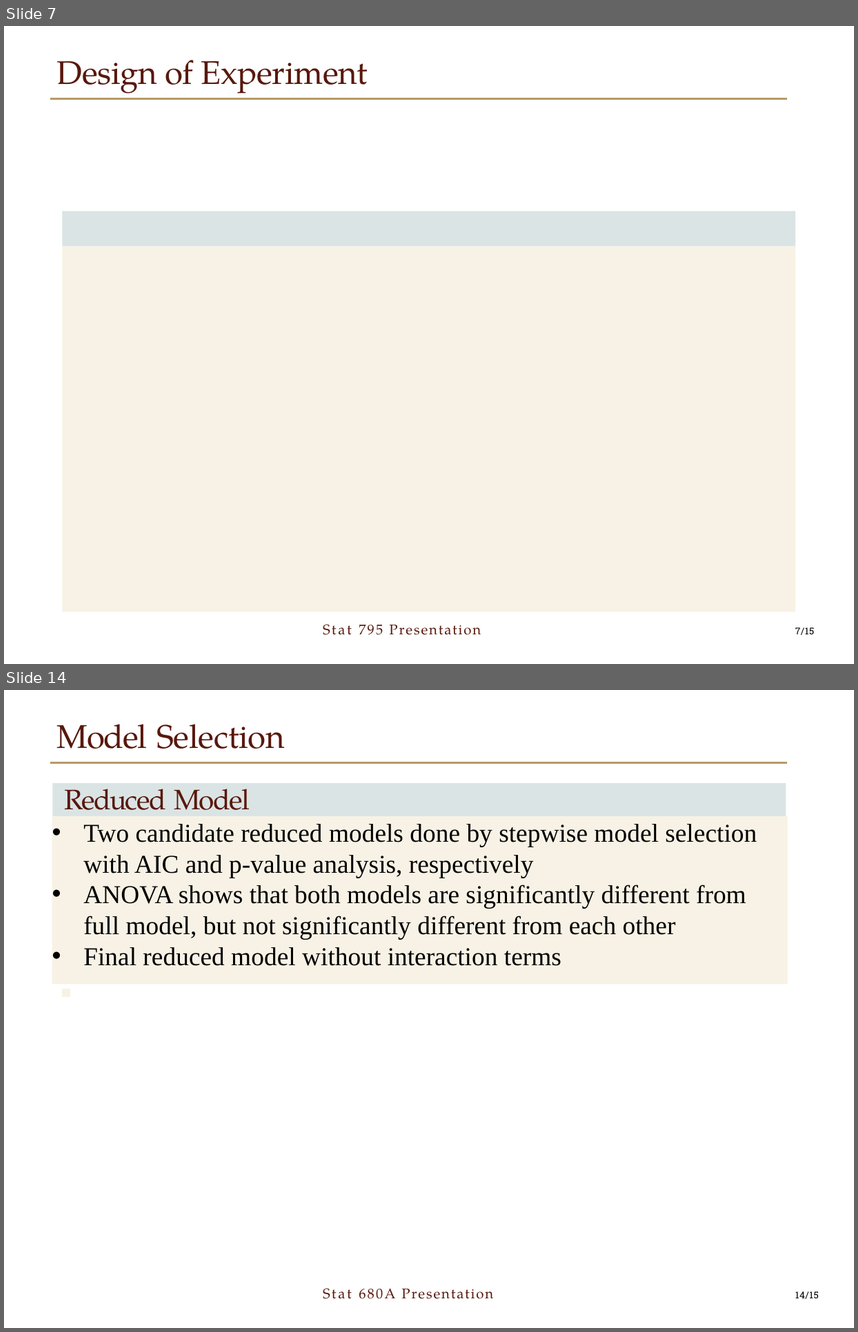
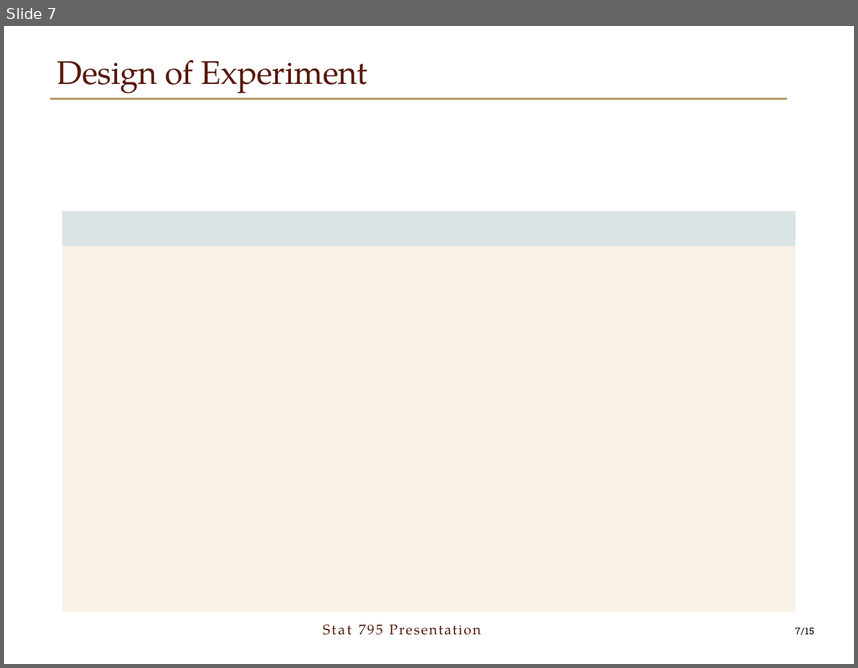
Before and after one commit to boygloyd/Stat795_Final_Project, a slide deck: Presentation/795 PowerPoint.pptx. Shown one above the other, each under a label of ours: slides 7 and 14 before the commit, slide 7 after it; the slides between them are not shown. The pictures are 858x1332 and 858x668 pixels, drawn with LibreOffice and Linux fonts; fonts in the diff are those of the drawing; grey boxes stand for pictures; background and template pictures are left out. Boxes give left, top, right and bottom in pixels: in the first picture for what was removed or moved away, otherwise in the second. Text is boxed around its words. In the diff, an @@ line names an element or a change of style, - is before the commit and + after.

```diff
--- a/Presentation/795 PowerPoint.pptx
+++ b/Presentation/795 PowerPoint.pptx
@@ slide 14 removed at [4,690,854,1328], background #FFFFFF; not listed: 1 template element that a slide beside it also shows @@
@@ text removed at [57,724,284,749] @@
-Model Selection
@@ freeform shape removed at [53,782,786,820] @@
@@ text removed at [65,789,250,810] @@
-Reduced Model
@@ freeform shape removed at [51,816,786,985] @@
-• Two candidate reduced models done by stepwise model selection with AIC and p-value analysis, respectively
-• ANOVA shows that both models are significantly different from full model, but not significantly different from each other
-• Final reduced model without interaction terms
@@ freeform shape removed at [61,985,70,994] @@
@@ text removed at [401,1289,493,1299] @@
-Stat 680A Presentation
@@ page number removed at [795,1292,819,1299] @@
-14/15
```
Also in this commit, not shown: 10 other slides removed.
